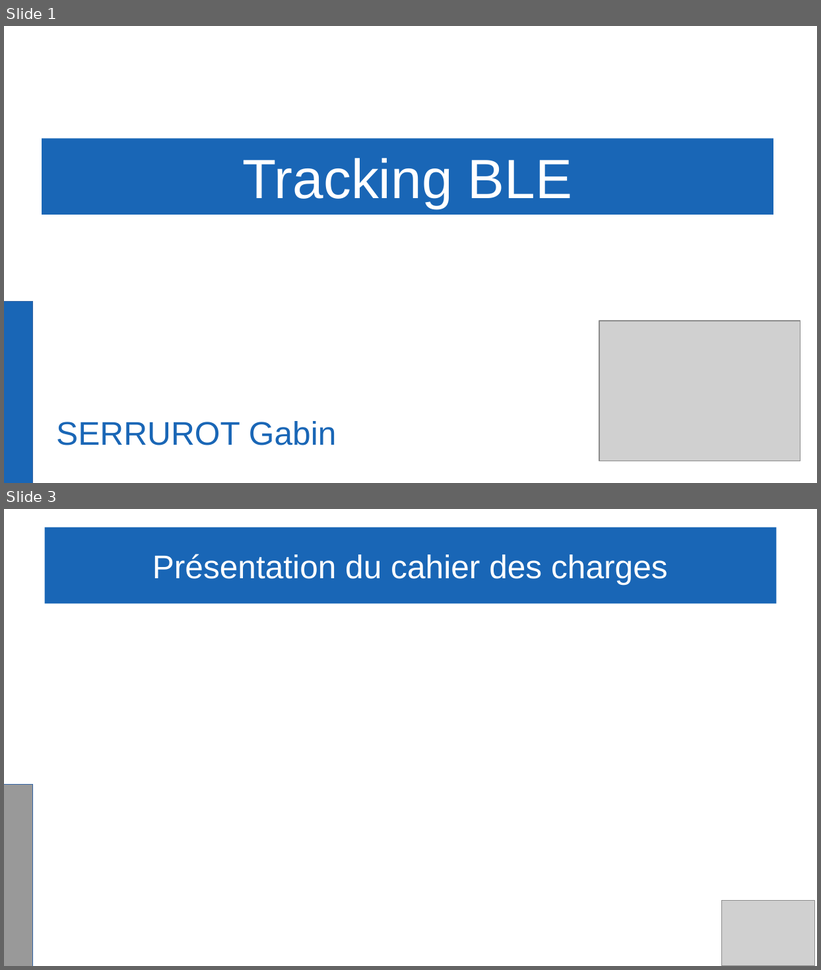
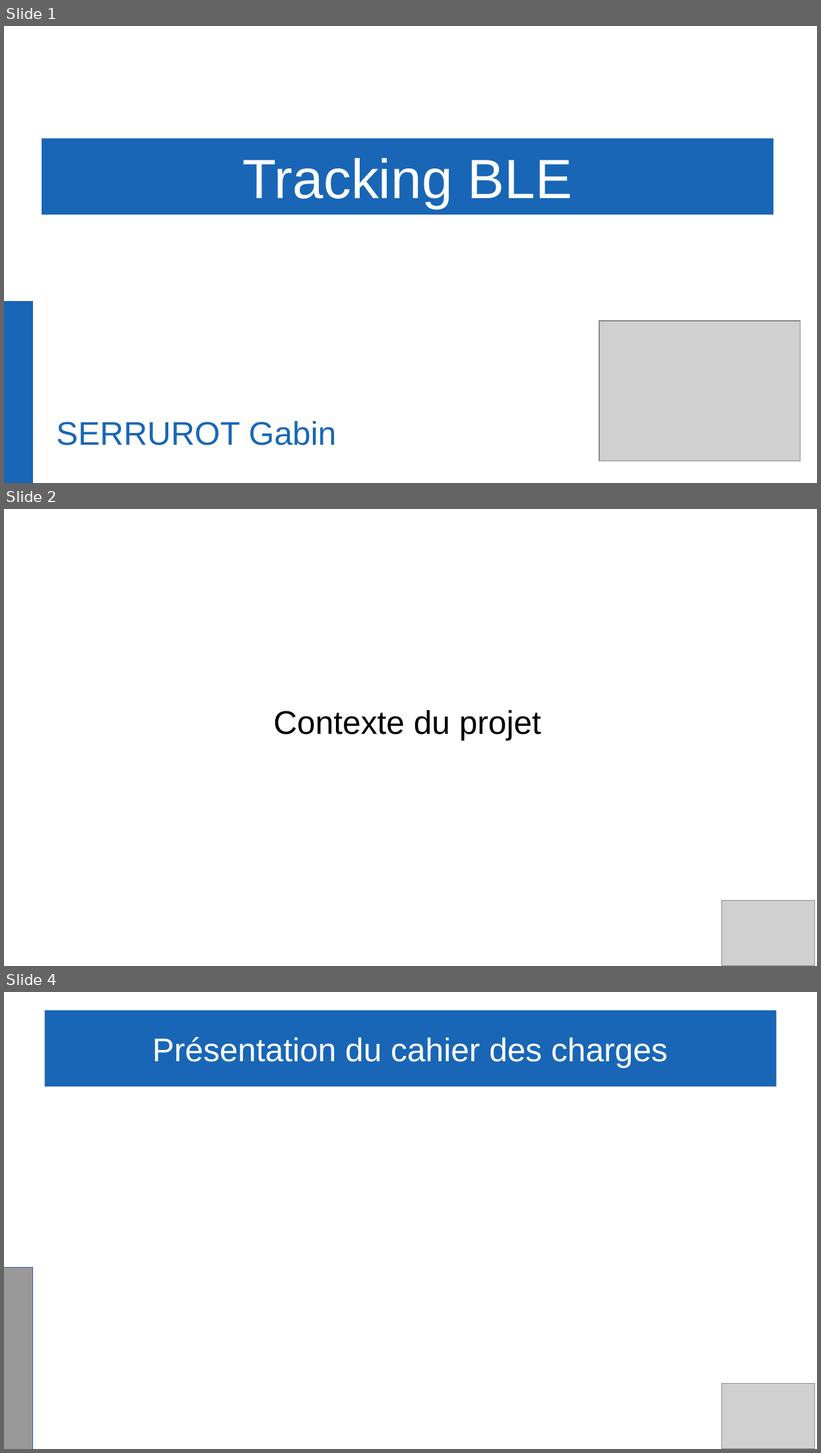
Before and after one commit to Gabin221/Tracking-BLE-documents, a slide deck: Revues/Revues2/Gabin/presentation_yahya_andrea_gabin.odp. Shown one above the other, each under a label of ours: slides 1 and 3 before the commit, slides 1, 2 and 4 after it; the slides between them are not shown. The pictures are 821x970 and 821x1453 pixels, drawn with LibreOffice and Linux fonts; fonts in the diff are those of the drawing; grey boxes stand for pictures; background and template pictures are left out. Boxes give left, top, right and bottom in pixels: in the first picture for what was removed or moved away, otherwise in the second. Text is boxed around its words. In the diff, an @@ line names an element or a change of style, - is before the commit and + after.

```diff
--- a/Revues/Revues2/Gabin/presentation_yahya_andrea_gabin.odp
+++ b/Revues/Revues2/Gabin/presentation_yahya_andrea_gabin.odp
@@ slide 2 added at (4,509,817,966), background #FFFFFF @@
@@ title added at (273,710,541,741), 32 pt, text #000000 @@
+Contexte du projet
@@ picture added at (722,901,816,966) @@
@@ what was slide 3 is now slide 4 @@
```
Also in this commit, not shown: 1 other slide added, 1 slide removed, 3 other files.
